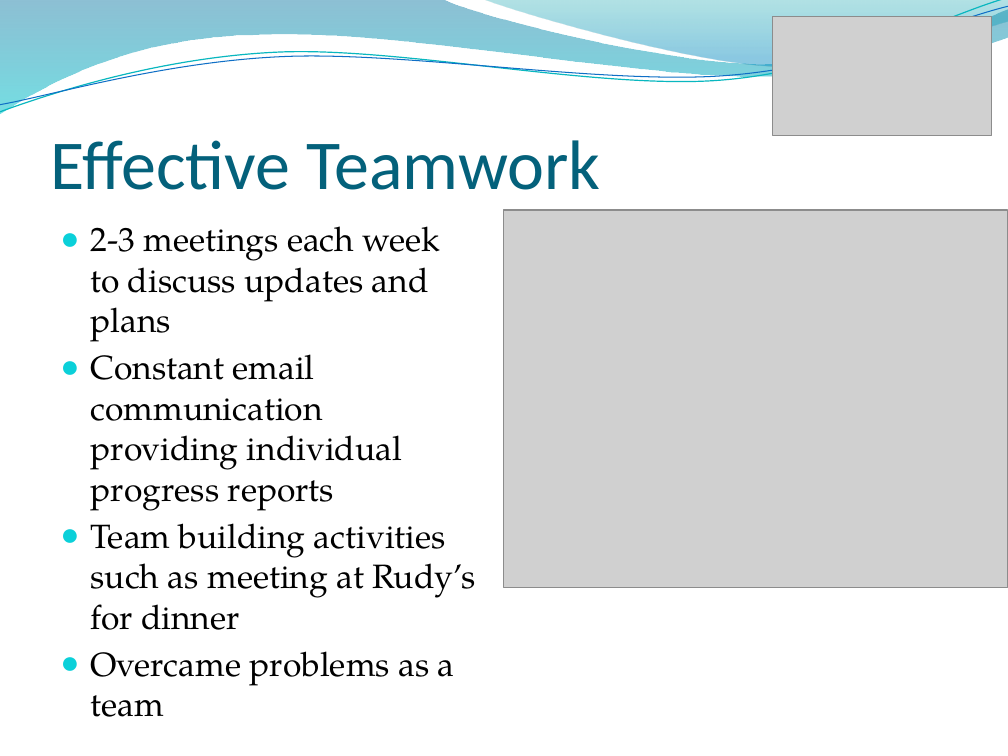
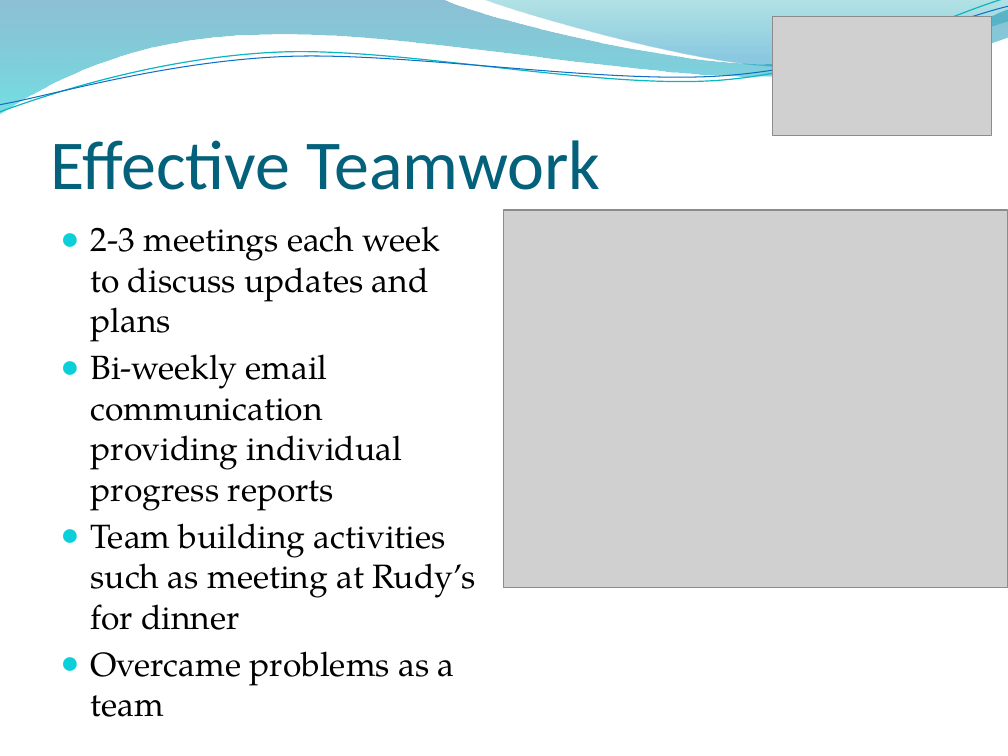
Before and after one commit to tasbal/cpsc483, a slide deck: slide 16 of MISC/Final Presentation.pptx (slide 17 before the commit). Drawn at 1008x756 pixels with LibreOffice and Linux fonts; fonts in the diff are those of the drawing; grey boxes stand for pictures; background and template pictures are left out. Boxes give left, top, right and bottom in pixels: in the first picture for what was removed or moved away, otherwise in the second. Text is boxed around its words. In the diff, an @@ line names an element or a change of style, - is before the commit and + after.

```diff
--- a/MISC/Final Presentation.pptx
+++ b/MISC/Final Presentation.pptx
@@ text at <box>91,354,402,511</box>: text changed @@
-● Constant email communication providing individual progress reports
+● Bi-weekly email communication providing individual progress reports
```
Also in this commit, not shown: 6 other slides changed, 3 slides added, 3 slides removed.
